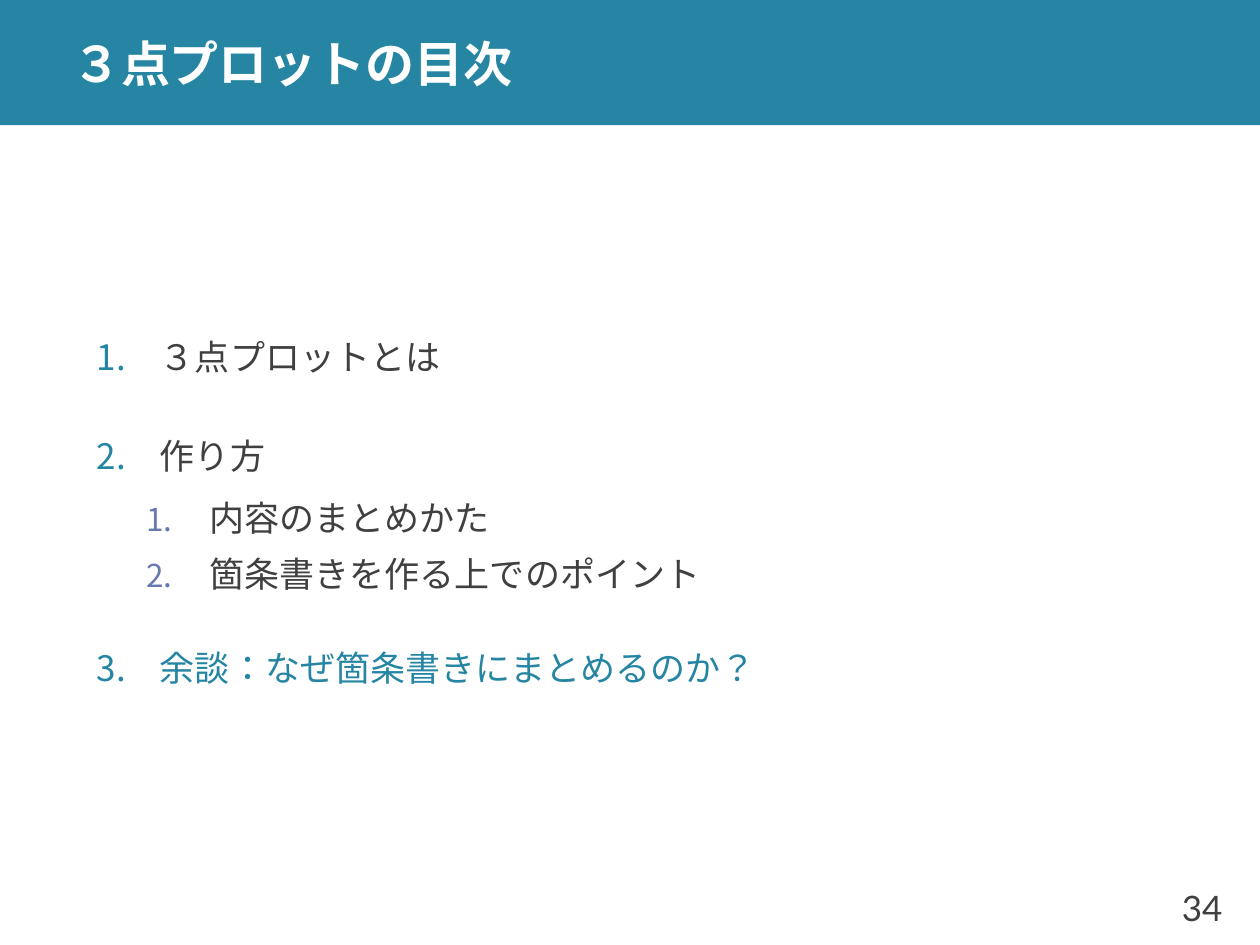
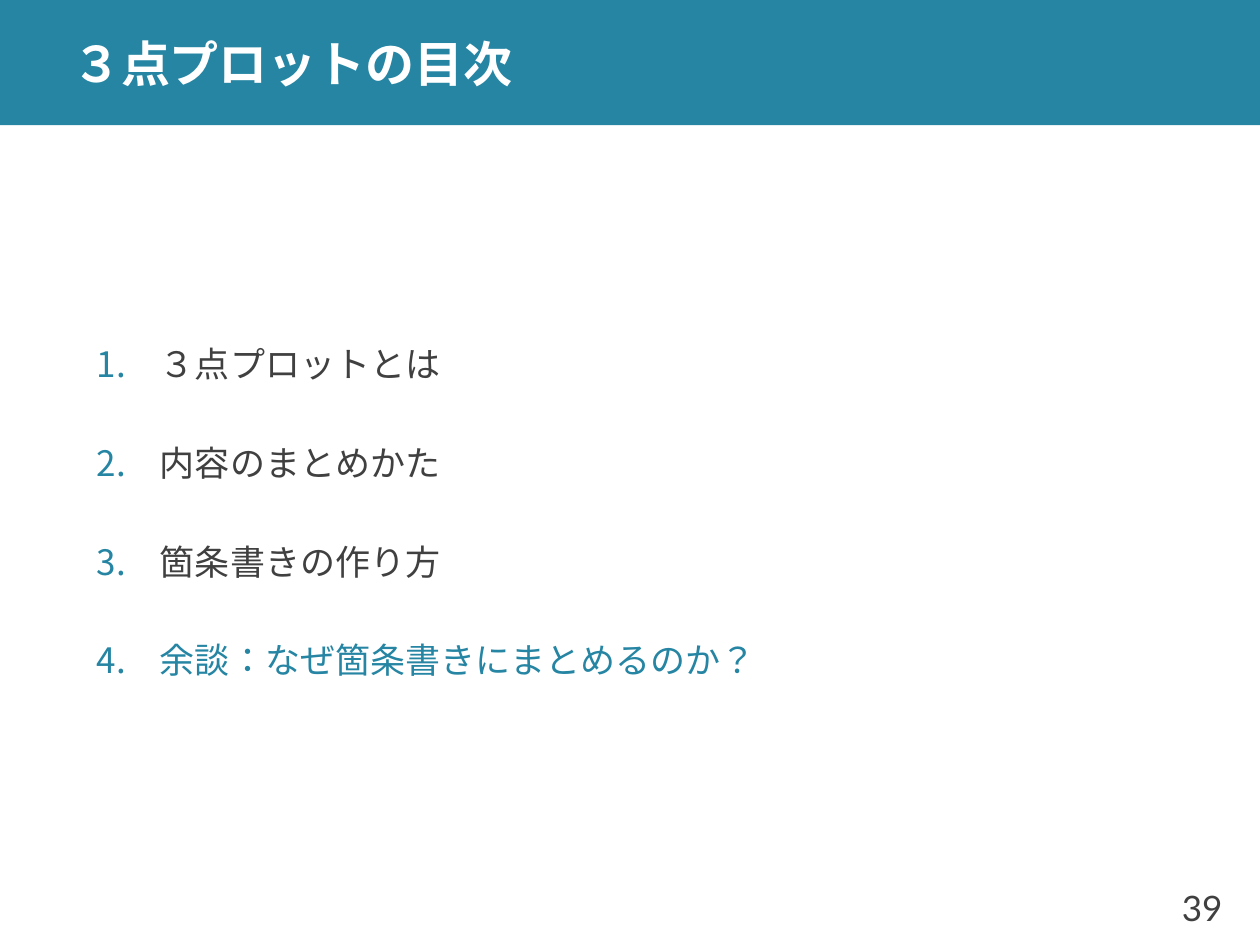
Before and after one commit to shioya-lab/how-to, a slide deck: slide 39 of plot.pptx (slide 34 before the commit). Drawn at 1260x945 pixels with LibreOffice and Linux fonts; fonts in the diff are those of the drawing. Boxes give left, top, right and bottom in pixels: in the first picture for what was removed or moved away, otherwise in the second. Text is boxed around its words. In the diff, an @@ line names an element or a change of style, - is before the commit and + after.

Commit message:
plot を v14 に
p.9 親子関係が厳密ではない点を追加
p.20 背景の話題の絞り方を追加
p.33-p.35 属性や話題によるまとめかたを加筆
p.56 全体プロットの親子関係の注意を追加
p.64 イントロの書き出しについての注意を追加

```diff
--- a/plot.pptx
+++ b/plot.pptx
@@ text at (160, 439, 265, 472): paragraph removed @@
-2. 作り方
@@ text at (160, 446, 440, 479): list level 2 to 1 in "内容のまとめかた"; bullet colour #6879B0 to #2585A3 @@
@@ text at (160, 545, 440, 578): text changed @@
-  2. 箇条書きを作る上でのポイント
+3. 箇条書きの作り方
@@ page number at (1182, 895, 1223, 922): text changed @@
-34
+39
```
Also in this commit, not shown: 11 other slides changed, 7 slides added, 1 other file.
